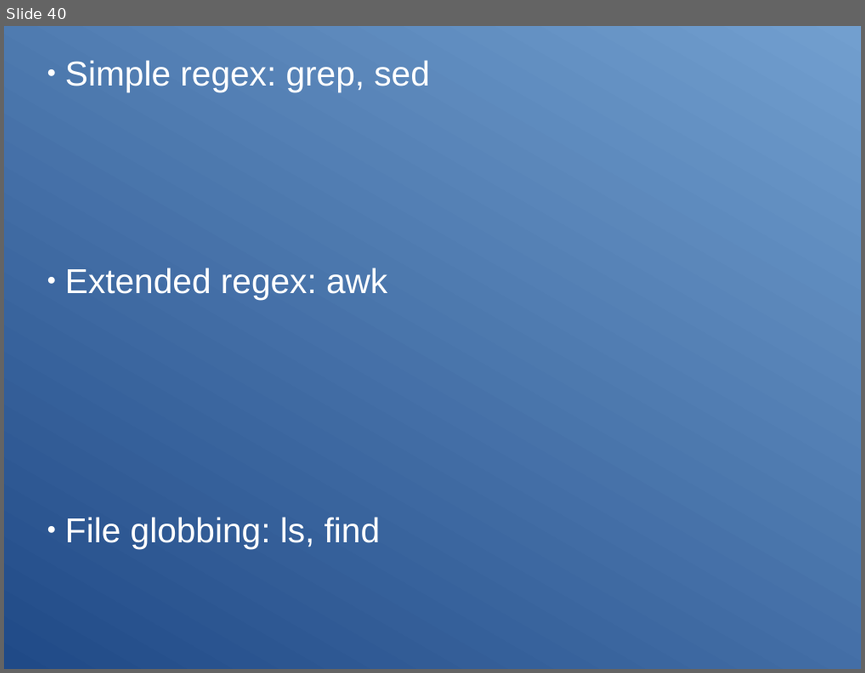
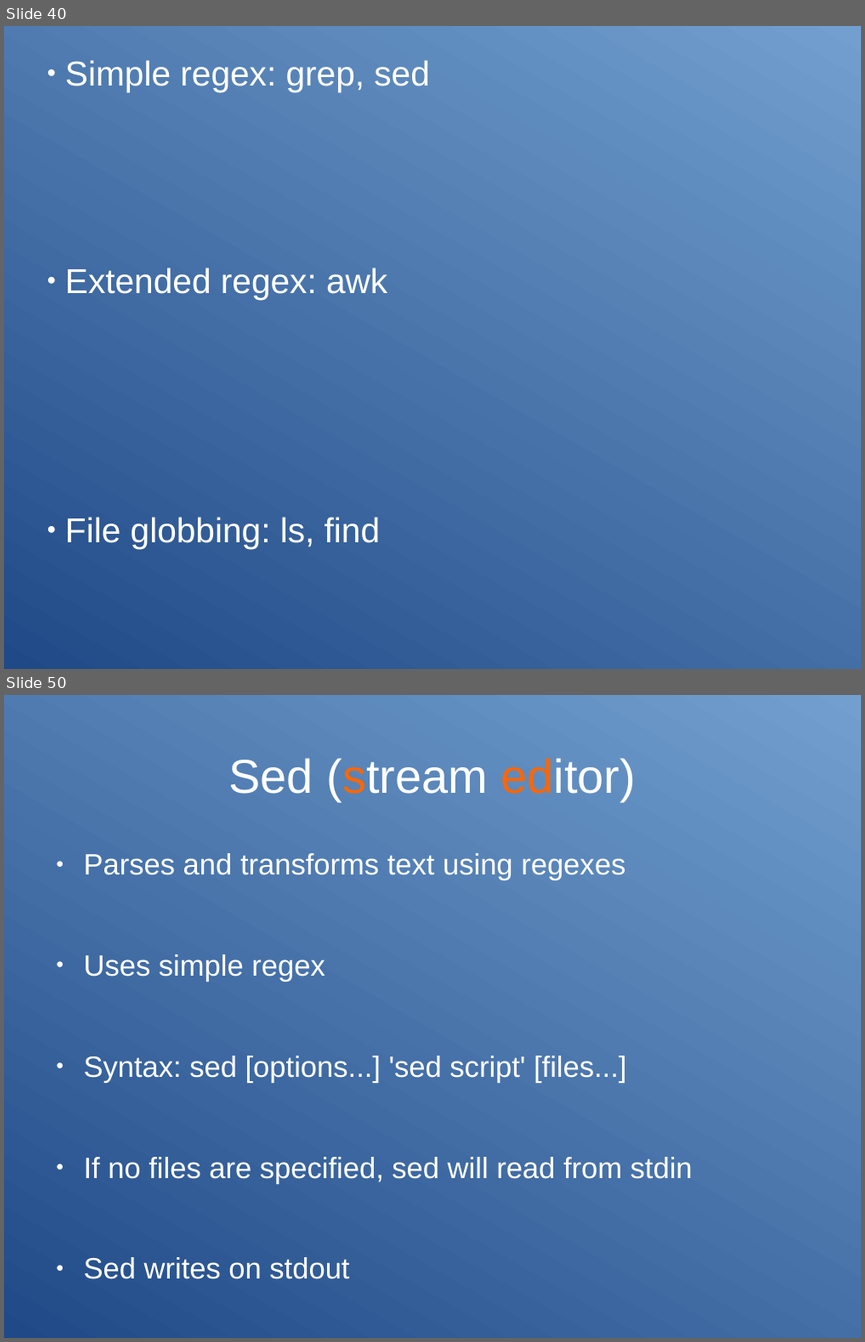
Before and after one commit to Clibre/An-introduction-to-bash, a slide deck: presentation.odp. Shown one above the other, each under a label of ours: slide 40 before the commit, slides 40 and 50 after it; the slides between them are not shown. The pictures are 865x673 and 865x1342 pixels, drawn with LibreOffice and Linux fonts; fonts in the diff are those of the drawing. Boxes give left, top, right and bottom in pixels: in the first picture for what was removed or moved away, otherwise in the second. Text is boxed around its words. In the diff, an @@ line names an element or a change of style, - is before the commit and + after.

```diff
--- a/presentation.odp
+++ b/presentation.odp
@@ slide 50 added at (4, 695, 861, 1338), background gradient #204A87 to #729FCF @@
@@ title added at (229, 758, 636, 801), 44 pt, text #FFFFFF @@
+Sed (stream editor)
@@ text added at (84, 853, 692, 1279), 27.2 pt, text #FFFFFF @@
+● Parses and transforms text using regexes
+● Uses simple regex
+● Syntax: sed [options...] 'sed script' [files...]
+● If no files are specified, sed will read from stdin
+● Sed writes on stdout
```
Also in this commit, not shown: 10 other slides added, 10 other files.
